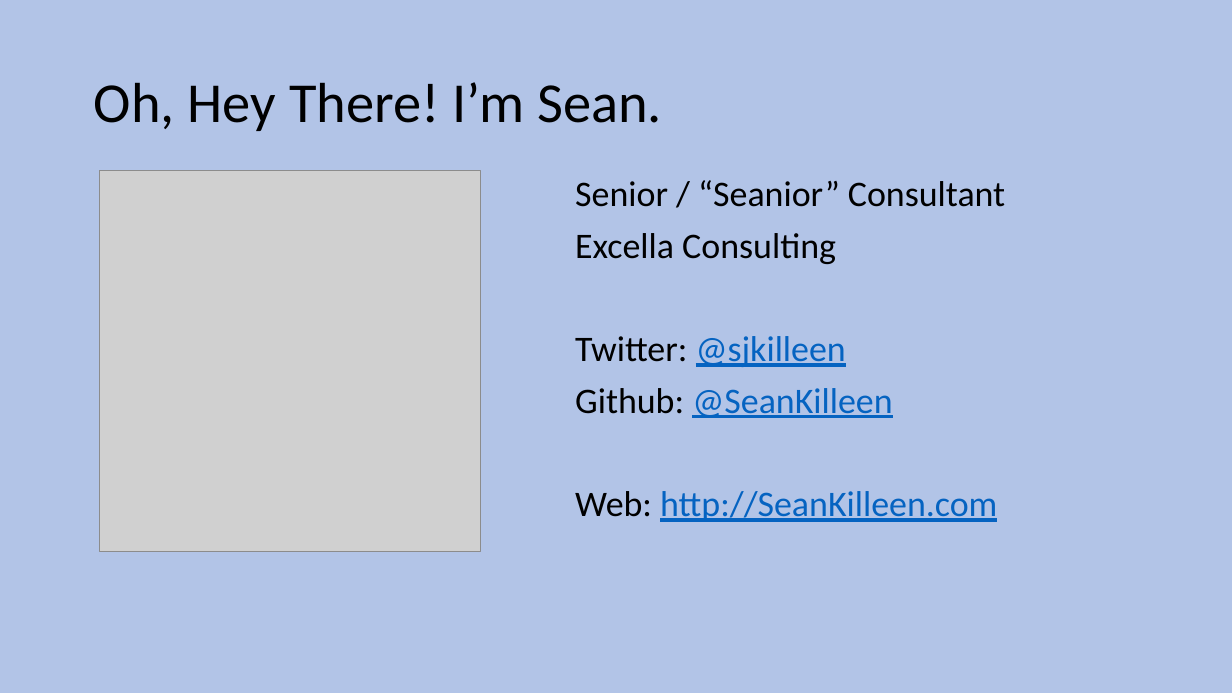
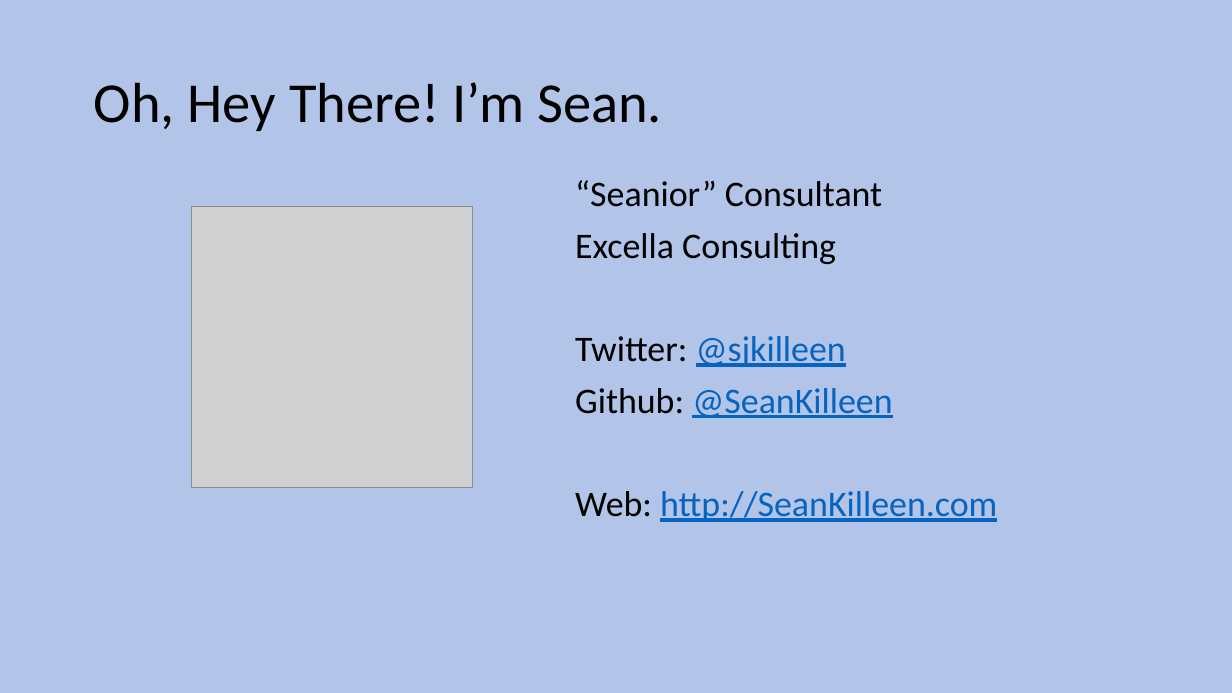
Before and after one commit to SeanKilleen/Presentations, a slide deck: slide 6 of 2016-06_AkkaIntro/presentation/BaltoMSDN_Akka.pptx. Drawn at 1232x693 pixels with LibreOffice and Linux fonts; fonts in the diff are those of the drawing; grey boxes stand for pictures. Boxes give left, top, right and bottom in pixels: in the first picture for what was removed or moved away, otherwise in the second. Text is boxed around its words. In the diff, an @@ line names an element or a change of style, - is before the commit and + after.

Commit message:
Shrink picture

```diff
--- a/2016-06_AkkaIntro/presentation/BaltoMSDN_Akka.pptx
+++ b/2016-06_AkkaIntro/presentation/BaltoMSDN_Akka.pptx
@@ picture: place and size @@
-picture at [100, 171, 481, 552]
+picture at [192, 207, 472, 487]
@@ text at [575, 180, 882, 207]: text changed @@
-Senior / “Seanior” Consultant
+“Seanior” Consultant
```
